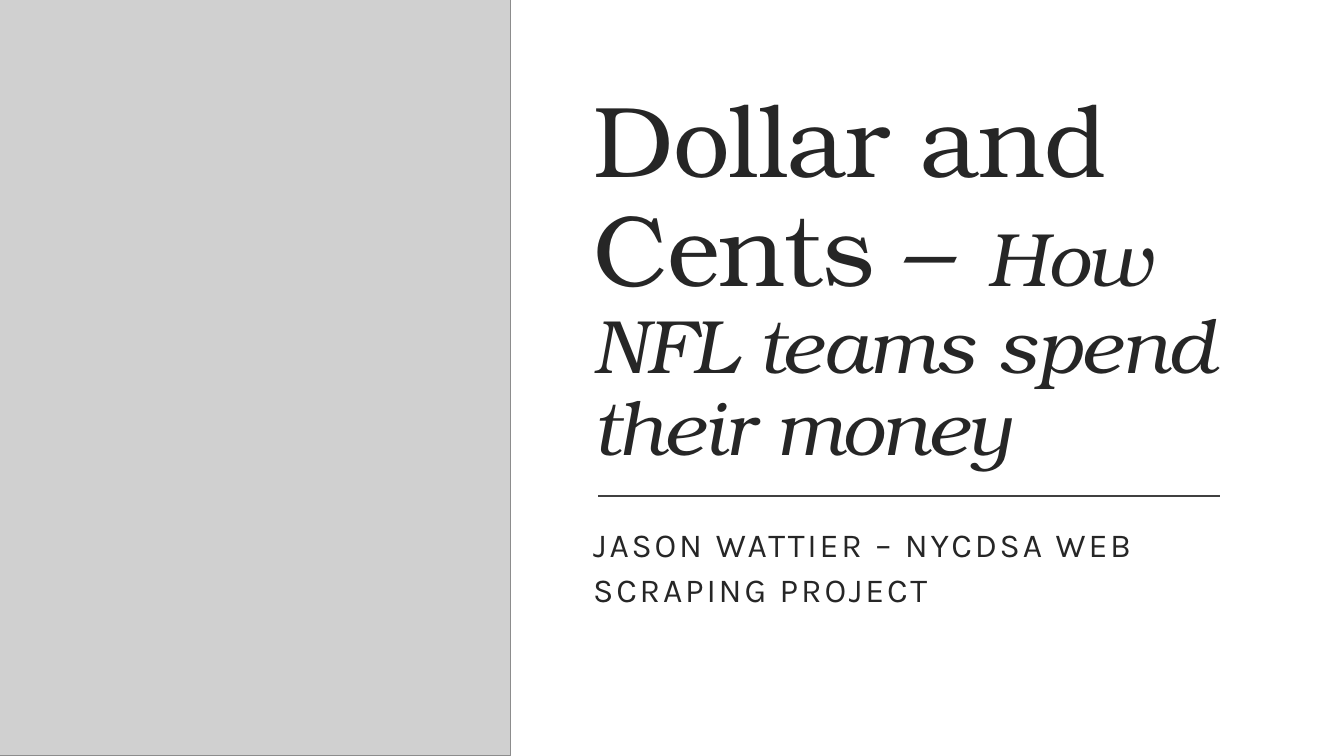
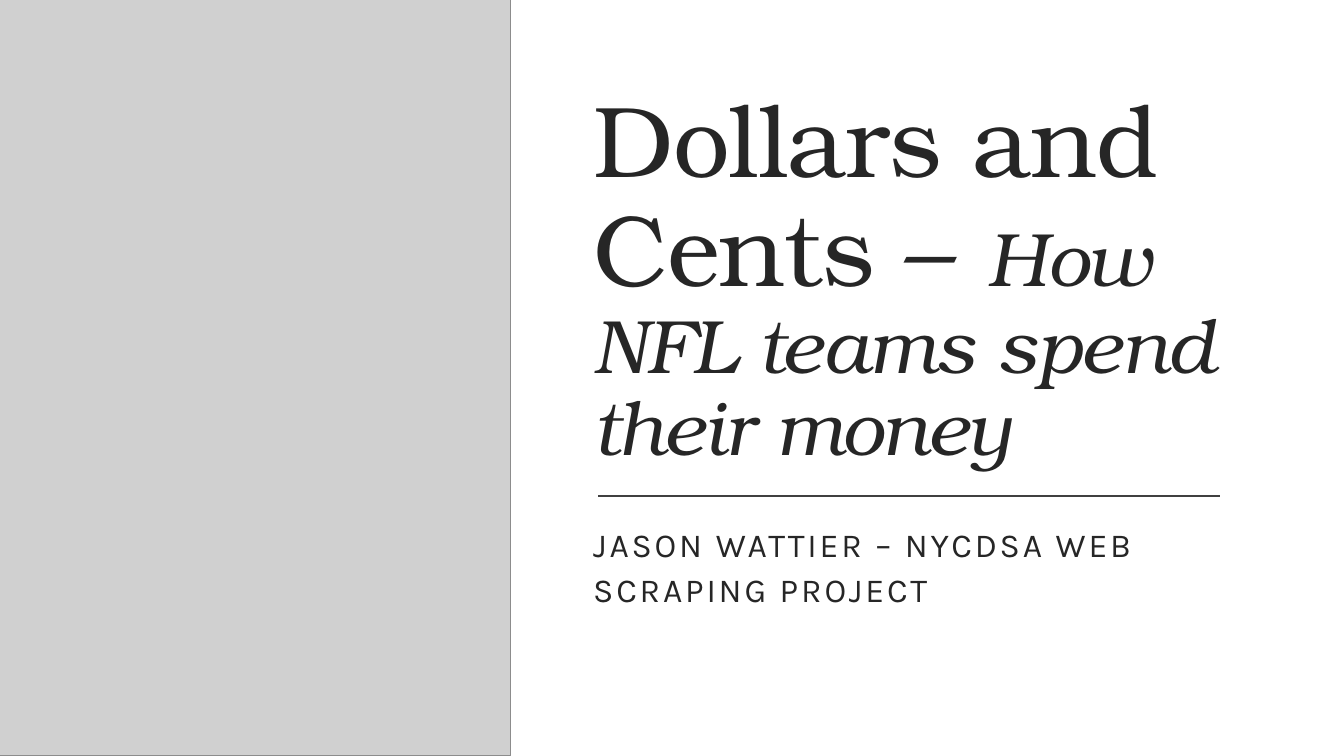
Before and after one commit to jwattier/nycdsa_web_scrape_project, a slide deck: slide 1 of web_scrape_ppt_jwattier – How NFL teams spend.pptx. Drawn at 1344x756 pixels with LibreOffice and Linux fonts; fonts in the diff are those of the drawing; grey boxes stand for pictures. Boxes give left, top, right and bottom in pixels: in the first picture for what was removed or moved away, otherwise in the second. Text is boxed around its words. In the diff, an @@ line names an element or a change of style, - is before the commit and + after.

```diff
--- a/web_scrape_ppt_jwattier – How NFL teams spend.pptx
+++ b/web_scrape_ppt_jwattier – How NFL teams spend.pptx
@@ title at [593,104,1215,472]: text changed @@
-Dollar and Cents – How NFL teams spend their money
+Dollars and Cents – How NFL teams spend their money
```
Also in this commit, not shown: 5 other slides changed, 1 slide added, 3 other files.
